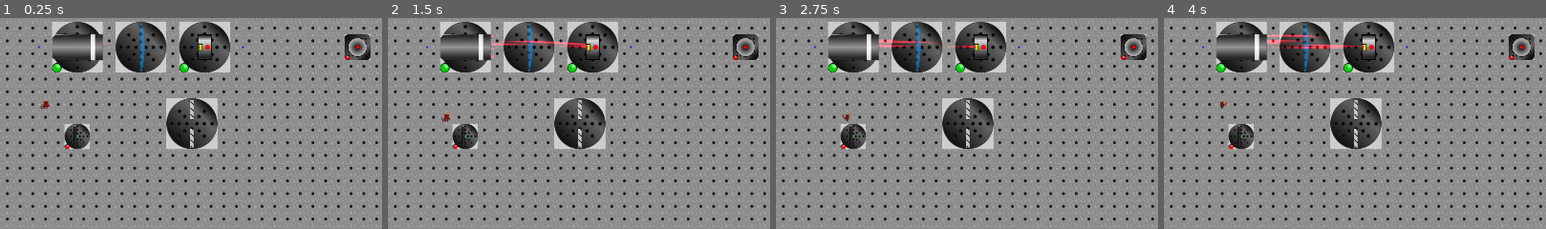
Above: before the commit, frames 1-4 (left to right).
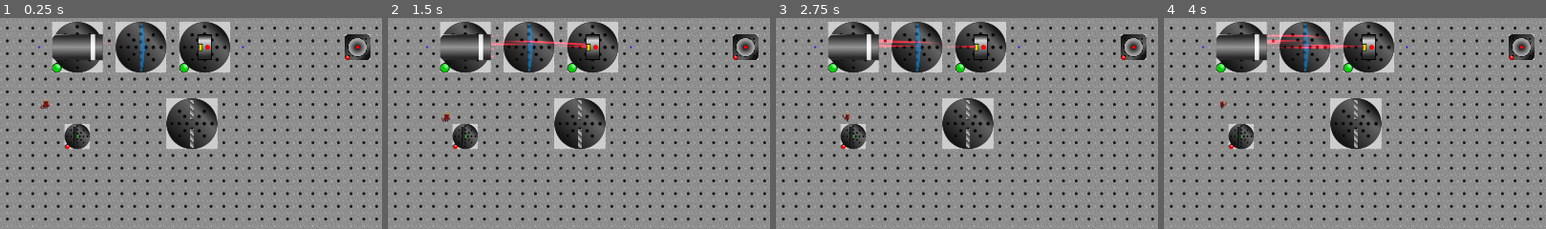
Above: after the commit, the same moments.

Repository: mbapplegate/maxwellDemon
Game: Godot game, scene res://worlds/test_world.tscn
The game is run twice, just before and just after one commit, with the same random seed, the same clock (stepped at 60 frames per second) and the same inputs. The project has no main scene, so this scene is started directly.
Inputs:
- Up to frame 1 (0.25 s): no input
- Up to frame 2 (1.5 s): tap Enter at 0.5 s; hold Right (right) 0.53-1.28 s; hold Shift (pull) 0.53-1.28 s; tap Space (toggleEnergize) at 1.25 s; hold Down (down) from 1.28 s (still down); tap Q (rotateCCW) at 1.35 s
- Up to frame 3 (2.75 s): release Down (down) at 2.03 s; hold Right (right) from 2.03 s (still down); hold E (rotateCW) from 2.03 s (still down)
- Up to frame 4 (4 s): release Right (right) at 2.78 s; release E (rotateCW) at 2.78 s; hold Up (up) 2.78-3.53 s; tap Space (toggleEnergize) at 2.85 s; tap Enter at 3.5 s; hold Left (left) from 3.53 s (still down); hold Shift (pull) from 3.53 s (still down)
The pictures show only the part of the screen within x 5-55%, y 34-84%; the shares and areas given below are measured in that part.

The runs differ from the first frame. In frame 1, 0.1% of the frame differs, in the area x 49-51%, y 38-62%; in frame 2, 0.1%; in frame 3, 0.1%; in frame 4, 0.1%.

Commit message:
changed look of iris

Diff:
--- a/scenes/Iris/iris.tscn
+++ b/scenes/Iris/iris.tscn
@@ -2,7 +2,7 @@
 
 [ext_resource type="PackedScene" uid="uid://beic3gevjusuj" path="res://scenes/PushableObject/pushable_object.tscn" id="1_tnojq"]
 [ext_resource type="Script" path="res://scenes/Iris/Iris.gd" id="2_rb1hw"]
-[ext_resource type="Texture2D" uid="uid://dd2o1bvfafs6f" path="res://scenes/Iris/IrisTile_16x16.png" id="3_ws33i"]
+[ext_resource type="Texture2D" uid="uid://cfrwrssugeth" path="res://scenes/Iris/IrisTile_16x16_grad.png" id="3_t5t7w"]
 
 [sub_resource type="RectangleShape2D" id="RectangleShape2D_1cfuo"]
 size = Vector2(16, 48)
@@ -26,7 +26,7 @@
 [node name="TopPartSprite" type="Sprite2D" parent="Stage/TopPart" index="1"]
 texture_repeat = 2
 position = Vector2(0, -36)
-texture = ExtResource("3_ws33i")
+texture = ExtResource("3_t5t7w")
 region_enabled = true
 region_rect = Rect2(0, 0, 16, 48)
 
@@ -39,6 +39,6 @@
 [node name="BotPartSprite" type="Sprite2D" parent="Stage/BotPart" index="1"]
 texture_repeat = 2
 position = Vector2(0, 36)
-texture = ExtResource("3_ws33i")
+texture = ExtResource("3_t5t7w")
 region_enabled = true
 region_rect = Rect2(0, 0, 16, 48)
--- /dev/null
+++ b/scenes/Iris/irisTexture_ver02.svg
@@ -0,0 +1,105 @@
+<?xml version="1.0" encoding="UTF-8" standalone="no"?>
+<!-- Created with Inkscape (http://www.inkscape.org/) -->
+
+<svg
+   xmlns:dc="http://purl.org/dc/elements/1.1/"
+   xmlns:cc="http://creativecommons.org/ns#"
+   xmlns:rdf="http://www.w3.org/1999/02/22-rdf-syntax-ns#"
+   xmlns:svg="http://www.w3.org/2000/svg"
+   xmlns="http://www.w3.org/2000/svg"
+   xmlns:xlink="http://www.w3.org/1999/xlink"
+   xmlns:sodipodi="http://sodipodi.sourceforge.net/DTD/sodipodi-0.dtd"
+   xmlns:inkscape="http://www.inkscape.org/namespaces/inkscape"
+   width="210mm"
+   height="297mm"
+   viewBox="0 0 210 297"
+   version="1.1"
+   id="svg8"
+   inkscape:export-filename="C:\Users\matth\Documents\Godot\maxwellDemon\scenes\Iris\IrisTile_16x16_grad.png"
+   inkscape:export-xdpi="96.18"
+   inkscape:export-ydpi="96.18"
+   inkscape:version="0.92.0 r15299"
+   sodipodi:docname="irisTexture_ver02.svg">
+  <defs
+     id="defs2">
+    <linearGradient
+       inkscape:collect="always"
+       id="linearGradient4496">
+      <stop
+         style="stop-color:#3c3c3c;stop-opacity:1"
+         offset="0"
+         id="stop4492" />
+      <stop
+         id="stop4500"
+         offset="0.45073768"
+         style="stop-color:#dcdcdc;stop-opacity:1" />
+      <stop
+         style="stop-color:#3c3c3c;stop-opacity:1"
+         offset="0.50162429"
+         id="stop4502" />
+      <stop
+         style="stop-color:#dcdcdc;stop-opacity:1"
+         offset="1"
+         id="stop4494" />
+    </linearGradient>
+    <linearGradient
+       inkscape:collect="always"
+       xlink:href="#linearGradient4496"
+       id="linearGradient4498"
+       x1="46.535473"
+       y1="73.584953"
+       x2="42.495853"
+       y2="77.662369"
+       gradientUnits="userSpaceOnUse" />
+  </defs>
+  <sodipodi:namedview
+     id="base"
+     pagecolor="#ffffff"
+     bordercolor="#666666"
+     borderopacity="1.0"
+     inkscape:pageopacity="0.0"
+     inkscape:pageshadow="2"
+     inkscape:zoom="89.6"
+     inkscape:cx="162.62876"
+     inkscape:cy="841.66197"
+     inkscape:document-units="mm"
+     inkscape:current-layer="layer1"
+     showgrid="false"
+     inkscape:window-width="1920"
+     inkscape:window-height="1000"
+     inkscape:window-x="-11"
+     inkscape:window-y="35"
+     inkscape:window-maximized="1" />
+  <metadata
+     id="metadata5">
+    <rdf:RDF>
+      <cc:Work
+         rdf:about="">
+        <dc:format>image/svg+xml</dc:format>
+        <dc:type
+           rdf:resource="http://purl.org/dc/dcmitype/StillImage" />
+        <dc:title></dc:title>
+      </cc:Work>
+    </rdf:RDF>
+  </metadata>
+  <g
+     inkscape:label="Layer 1"
+     inkscape:groupmode="layer"
+     id="layer1">
+    <rect
+       style="fill:url(#linearGradient4498);fill-opacity:1;stroke:none;stroke-width:0.13229166;stroke-linecap:butt;stroke-linejoin:bevel;stroke-miterlimit:4;stroke-dasharray:none;stroke-dashoffset:0;stroke-opacity:1"
+       id="rect815"
+       width="4.2333331"
+       height="4.2333331"
+       x="42.495853"
+       y="73.429039" />
+    <path
+       style="fill:none;stroke:#3c3c3c;stroke-width:0.26458332;stroke-linecap:round;stroke-linejoin:miter;stroke-miterlimit:4;stroke-dasharray:none;stroke-opacity:1"
+       d="m 42.626043,73.561169 3.967554,3.971515"
+       id="path817"
+       inkscape:connector-curvature="0"
+       sodipodi:nodetypes="cc"
+       inkscape:export-xdpi="96.18"
+       inkscape:export-ydpi="96.18" />
+  </g>
+</svg>
Binary file added: scenes/Iris/IrisTile_16x16_grad.png
Not shown, added: scenes/Iris/IrisTile_16x16_grad.png.import
Not shown, added: scenes/Iris/irisTexture_ver02.svg.import
